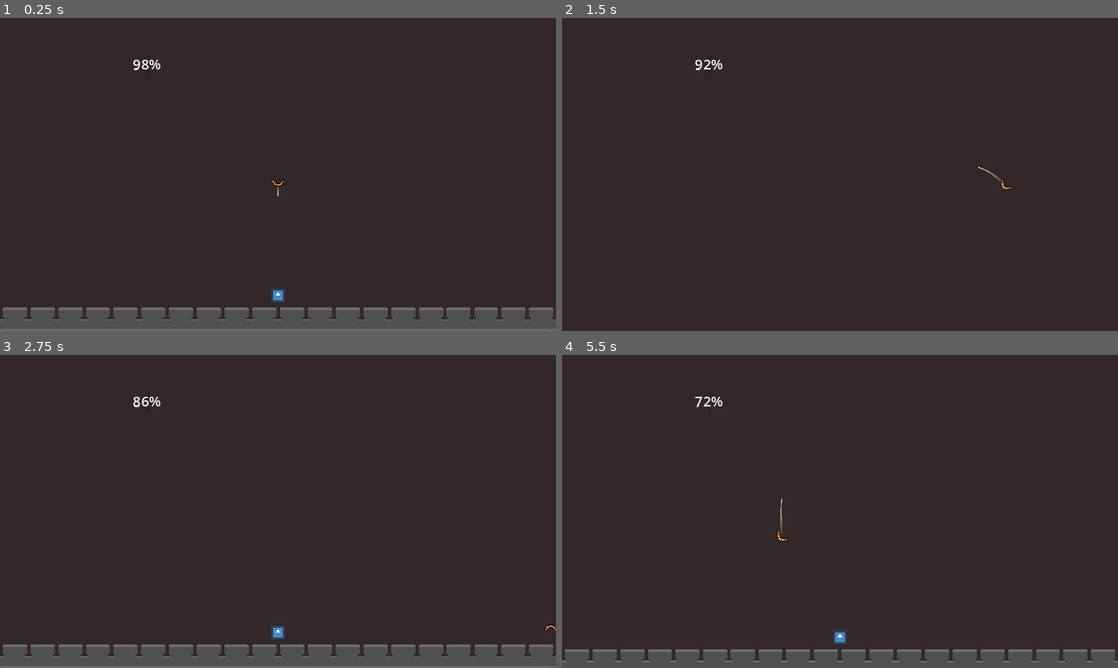
Above: before the commit, frames 1-4 (two rows, left to right).
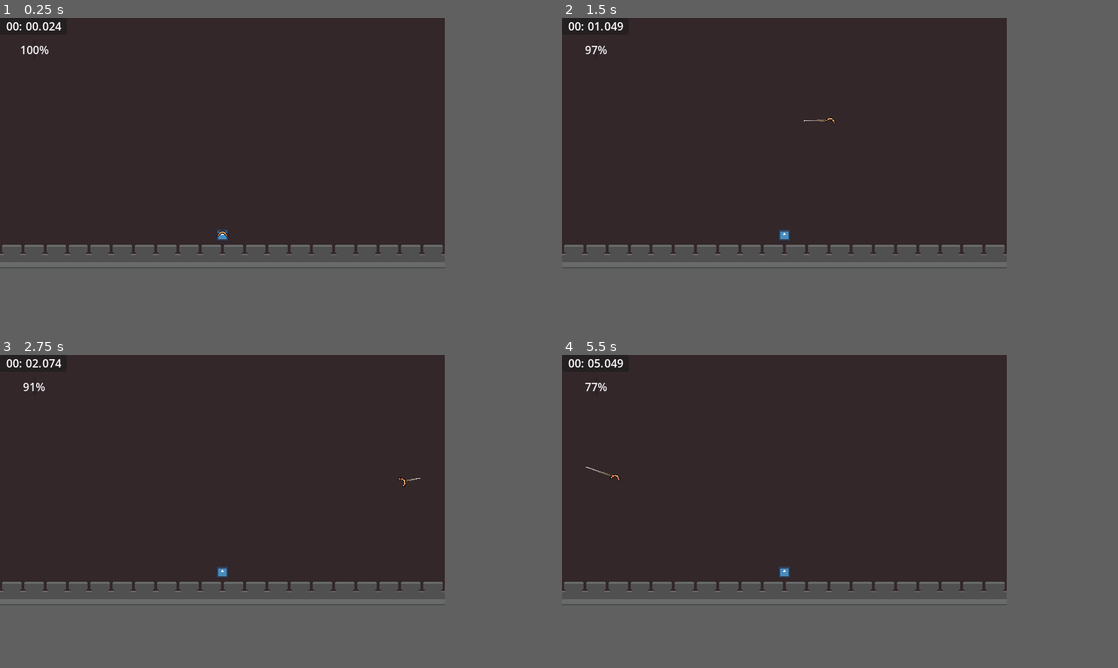
Above: after the commit, the same moments.

Repository: jeisaRaja/doomerang
Game: Godot game, scene res://scenes/levels/level_1.tscn
Same seed, same stepped clock (60 frames per second), same inputs: the game is played once before the commit and once after it. The project has no main scene, so this scene is started directly. The engine's default icon, where the game draws it, is replaced by a stand-in: a white triangle on a blue panel in a dark square.
Inputs:
- Up to frame 1 (0.25 s): no input
- Up to frame 2 (1.5 s): hold D (right) 0.53-1.28 s; tap Shift (dash) at 0.6, 1.35 s; hold S (down) from 1.28 s (still down)
- Up to frame 3 (2.75 s): release S (down) at 2.03 s; hold D (right) from 2.03 s (still down); tap Shift (dash) at 2.1 s
- Up to frame 4 (5.5 s): release D (right) at 2.78 s; hold W (up) 2.78-3.53 s; tap Shift (dash) every 0.75 s from 2.85 to 5.1 s; hold A (left) 3.53-5.03 s; hold S (down) from 5.03 s (still down)
In our replay, the window is 800x450 before the commit and 640x360 after it. These sizes can differ from the game's own. Grey fills any space a smaller window leaves; there, only what the larger window draws over its background counts as a difference.

The runs differ from the first frame. In frame 1, 13% of the frame differs, in the area x 0-100%, y 1-100%; in frame 2, 6.1%; in frame 3, 13%; in frame 4, 12%.

Commit message:
add bounce mechanic & respawn

Diff:
--- a/components/movement.gd
+++ b/components/movement.gd
@@ -16,19 +16,30 @@
 
 func dash():
 	speed = dash_speed
+	player.state = player.DASH
 	await get_tree().create_timer(dash_duration).timeout
 	speed = base_speed
+	player.state = player.FLY
 
 
-func _process(delta: float):
+func _physics_process(delta):
 	if player.state == player.IDLE:
 		player.velocity = Vector2.ZERO
 		return
-	var input_direction = Input.get_vector("left", "right", "up", "down")
 
-	if input_direction != Vector2.ZERO:
-		direction = direction.move_toward(input_direction, turn_speed * delta)
+	if player.state != player.DASH:
+		var input_direction = Input.get_vector("left", "right", "up", "down")
+		if input_direction != Vector2.ZERO:
+			direction = direction.move_toward(input_direction, turn_speed * delta)
+
 	direction = direction.normalized()
+	player.velocity = direction * speed
 
-	player.velocity = direction * speed
-	player.move_and_slide()
+	var collision_info = player.move_and_collide(player.velocity * delta)
+
+	if collision_info:
+		var normal = collision_info.get_normal()
+		var collider = collision_info.get_collider()
+
+		if collider and collider.is_in_group("wall"):
+			direction = player.velocity.bounce(normal).normalized()
--- /dev/null
+++ b/custom_resources/spawn_info.gd
@@ -0,0 +1,9 @@
+class_name SpawnInfo
+extends Resource
+
+@export var spawn_interval: int
+@export var start_spawn_time: int
+@export var end_spawn_time: int
+@export var zombie_scene: PackedScene
+@export var amount: int
+var time_passed: int
--- a/globals/events.gd
+++ b/globals/events.gd
@@ -2,3 +2,7 @@
 
 signal player_returned
 signal player_thrown
+signal player_fell
+signal player_soul_changed
+signal player_died
+signal player_respawned
--- /dev/null
+++ b/globals/game.gd
@@ -0,0 +1,16 @@
+extends Node
+
+var player_soul: int = 3:
+	set = set_player_soul
+
+
+func set_player_soul(value):
+	player_soul = value
+	Events.player_soul_changed.emit()
+
+
+func take_soul():
+	if player_soul == 0:
+		Events.player_died.emit()
+		return
+	player_soul = clampi(player_soul, 0, player_soul - 1)
--- a/project.godot
+++ b/project.godot
@@ -23,8 +23,6 @@
 
 window/size/viewport_width=640
 window/size/viewport_height=360
-window/size/window_width_override=1920
-window/size/window_height_override=1080
 window/stretch/mode="canvas_items"
 
 [global_group]
--- a/scenes/levels/level_1.tscn
+++ b/scenes/levels/level_1.tscn
@@ -1,27 +1,32 @@
-[gd_scene load_steps=12 format=3 uid="uid://cda40656i7rg8"]
+[gd_scene load_steps=16 format=3 uid="uid://cda40656i7rg8"]
 
 [ext_resource type="PackedScene" uid="uid://daef6h111qk1p" path="res://scenes/player/player.tscn" id="1_c4ogy"]
 [ext_resource type="Texture2D" uid="uid://pwuawlesli04" path="res://arts/map.png" id="3_xacif"]
 [ext_resource type="PackedScene" uid="uid://cejx7glgsmwjx" path="res://scenes/levels/spawner.tscn" id="4_0qqcy"]
+[ext_resource type="Script" path="res://custom_resources/spawn_info.gd" id="4_361uf"]
 [ext_resource type="Script" path="res://scenes/levels/zombie_wall.gd" id="4_vxxtd"]
+[ext_resource type="Resource" uid="uid://jsdd12l1okxl" path="res://scenes/zombie/runner_zombie_spawn_info.tres" id="5_4o4xl"]
 [ext_resource type="PackedScene" uid="uid://bkp1y3rtkux4o" path="res://scenes/player/trail.tscn" id="5_mr5xq"]
+[ext_resource type="Resource" uid="uid://gm866344vvp6" path="res://scenes/zombie/zombie_spawn_info.tres" id="6_neojg"]
 [ext_resource type="PackedScene" uid="uid://dprgsn5gr1s41" path="res://scenes/objects/thrower.tscn" id="6_x6kyi"]
 [ext_resource type="Script" path="res://scenes/ui/time_limit.gd" id="7_j40aq"]
+[ext_resource type="Script" path="res://scenes/ui/time.gd" id="11_dikny"]
 
 [sub_resource type="RectangleShape2D" id="RectangleShape2D_110fo"]
 size = Vector2(640, 20)
 
 [sub_resource type="RectangleShape2D" id="RectangleShape2D_ldqor"]
-size = Vector2(288.5, 20)
+size = Vector2(352, 20)
 
 [sub_resource type="RectangleShape2D" id="RectangleShape2D_qgw31"]
-size = Vector2(480, 20)
+size = Vector2(632, 20)
 
 [sub_resource type="Curve" id="Curve_e8mis"]
 _data = [Vector2(0.0147679, 0.56044), 0.0, 0.0, 0, 0, Vector2(1, 0.217582), 0.0, 0.0, 0, 0]
 point_count = 2
 
 [node name="Level1" type="Node2D"]
+position = Vector2(320, 568)
 
 [node name="Background" type="Sprite2D" parent="."]
 position = Vector2(0, -210)
@@ -29,23 +34,33 @@
 
 [node name="Player" parent="." instance=ExtResource("1_c4ogy")]
 z_index = 1
+position = Vector2(0, 104)
 
 [node name="Camera2D" type="Camera2D" parent="Player"]
-limit_left = 0
-limit_top = -560
-limit_right = 320
-limit_bottom = 145
+limit_left = 100
+limit_top = 360
+limit_right = 640
+limit_bottom = 720
 position_smoothing_enabled = true
 position_smoothing_speed = 8.0
 
-[node name="Spawner" parent="." instance=ExtResource("4_0qqcy")]
-position = Vector2(0, -400)
+[node name="Spawner" parent="." node_paths=PackedStringArray("start_point", "end_point") instance=ExtResource("4_0qqcy")]
+position = Vector2(0, -48)
+spawn_infos = Array[ExtResource("4_361uf")]([ExtResource("5_4o4xl"), ExtResource("6_neojg")])
+start_point = NodePath("Start")
+end_point = NodePath("End")
 
-[node name="PlayerWall" type="StaticBody2D" parent="."]
+[node name="Start" type="Marker2D" parent="Spawner"]
+position = Vector2(-272, -192)
+
+[node name="End" type="Marker2D" parent="Spawner"]
+position = Vector2(272, -192)
+
+[node name="PlayerWall" type="StaticBody2D" parent="." groups=["wall"]]
 collision_layer = 4
 
 [node name="CollisionShape2D2" type="CollisionShape2D" parent="PlayerWall"]
-position = Vector2(0, -570)
+position = Vector2(0, -220)
 shape = SubResource("RectangleShape2D_110fo")
 
 [node name="CollisionShape2D3" type="CollisionShape2D" parent="PlayerWall"]
@@ -53,12 +68,12 @@
 shape = SubResource("RectangleShape2D_110fo")
 
 [node name="CollisionShape2D4" type="CollisionShape2D" parent="PlayerWall"]
-position = Vector2(328, -0.25)
+position = Vector2(328, -48)
 rotation = 1.57079
 shape = SubResource("RectangleShape2D_ldqor")
 
 [node name="CollisionShape2D5" type="CollisionShape2D" parent="PlayerWall"]
-position = Vector2(-328, 0)
+position = Vector2(-328, -40)
 rotation = 1.57079
 shape = SubResource("RectangleShape2D_ldqor")
 
@@ -68,7 +83,7 @@
 script = ExtResource("4_vxxtd")
 
 [node name="CollisionShape2D" type="CollisionShape2D" parent="ZombieWall"]
-position = Vector2(0, 144)
+position = Vector2(4, 128)
 shape = SubResource("RectangleShape2D_qgw31")
 
 [node name="Trail" parent="." node_paths=PackedStringArray("player") instance=ExtResource("5_mr5xq")]
@@ -77,18 +92,48 @@
 MAX_LENGTH = 10
 
 [node name="Thrower" parent="." instance=ExtResource("6_x6kyi")]
+unique_name_in_owner = true
 position = Vector2(0, 104)
 
 [node name="CanvasLayer" type="CanvasLayer" parent="."]
 
 [node name="TimeLimit" type="ProgressBar" parent="CanvasLayer"]
-offset_left = 168.0
-offset_top = 40.0
-offset_right = 172.0
-offset_bottom = 67.0
+offset_left = 48.0
+offset_top = 32.0
+offset_right = 52.0
+offset_bottom = 59.0
 script = ExtResource("7_j40aq")
 
 [node name="Timer" type="Timer" parent="CanvasLayer/TimeLimit"]
 wait_time = 20.0
 one_shot = true
 autostart = true
+
+[node name="Time" type="Panel" parent="CanvasLayer"]
+offset_right = 96.0
+offset_bottom = 24.0
+script = ExtResource("11_dikny")
+
+[node name="Minutes" type="Label" parent="CanvasLayer/Time"]
+layout_mode = 0
+offset_left = -8.0
+offset_right = 32.0
+offset_bottom = 23.0
+text = "00:"
+horizontal_alignment = 2
+
+[node name="Seconds" type="Label" parent="CanvasLayer/Time"]
+layout_mode = 0
+offset_left = 20.0
+offset_right = 60.0
+offset_bottom = 23.0
+text = "00:"
+horizontal_alignment = 2
+
+[node name="Msecs" type="Label" parent="CanvasLayer/Time"]
+layout_mode = 0
+offset_left = 49.0
+offset_right = 89.0
+offset_bottom = 23.0
+text = "00:"
+horizontal_alignment = 2
--- a/scenes/levels/spawner.gd
+++ b/scenes/levels/spawner.gd
@@ -1,9 +1,11 @@
 extends Node2D
 
-@export var zombie_scene: PackedScene
+@export var spawn_infos: Array[SpawnInfo]
 @export var start_point: Marker2D
 @export var end_point: Marker2D
 @onready var timer = $Timer as Timer
+
+var time := 0
 
 
 func _ready():
@@ -11,10 +13,20 @@
 
 
 func _on_timer_timeout():
-	var zombie = zombie_scene.instantiate() as Node2D
-	zombie.global_position = Vector2(
-		randf_range(start_point.global_position.x, end_point.global_position.x),
-		start_point.position.y
-	)
-	add_child(zombie)
-	move_child(zombie, 0)
+	time += 1
+	for spawn in spawn_infos:
+		if spawn.start_spawn_time > time and spawn.end_spawn_time < time:
+			continue
+		spawn.time_passed += 1
+		if spawn.time_passed < spawn.spawn_interval:
+			continue
+
+		for i in range(0, spawn.amount):
+			var zombie = spawn.zombie_scene.instantiate() as Zombie
+			var rando_y = randi_range(8, 16)
+			zombie.global_position = Vector2(
+				randf_range(start_point.position.x, end_point.position.x),
+				start_point.position.y - rando_y
+			)
+			add_child(zombie)
+			move_child(zombie, 0)
--- a/scenes/levels/spawner.tscn
+++ b/scenes/levels/spawner.tscn
@@ -1,19 +1,11 @@
-[gd_scene load_steps=3 format=3 uid="uid://cejx7glgsmwjx"]
+[gd_scene load_steps=2 format=3 uid="uid://cejx7glgsmwjx"]
 
 [ext_resource type="Script" path="res://scenes/levels/spawner.gd" id="1_jw6t6"]
-[ext_resource type="PackedScene" uid="uid://c24k7e4gyj732" path="res://scenes/zombie/zombie.tscn" id="2_vqdx5"]
 
 [node name="Spawner" type="Node2D" node_paths=PackedStringArray("start_point", "end_point")]
 script = ExtResource("1_jw6t6")
-zombie_scene = ExtResource("2_vqdx5")
-start_point = NodePath("Start")
-end_point = NodePath("End")
-
-[node name="Start" type="Marker2D" parent="."]
-position = Vector2(-216, -160)
-
-[node name="End" type="Marker2D" parent="."]
-position = Vector2(216, -160)
+start_point = NodePath("")
+end_point = NodePath("")
 
 [node name="Timer" type="Timer" parent="."]
 autostart = true
--- a/scenes/objects/thrower.gd
+++ b/scenes/objects/thrower.gd
@@ -9,12 +9,11 @@
 	if body is Player:
 		var player = body
 
-		if player.state == player.FLY:
-			Events.player_returned.emit()
-			player.state = player.IDLE
+		Events.player_returned.emit()
+		player.state = player.IDLE
 
-			var timer = get_tree().create_timer(1)
-			await timer.timeout
+		var timer = get_tree().create_timer(1)
+		await timer.timeout
 
-			player.throw()
-			Events.player_thrown.emit()
+		player.throw()
+		Events.player_thrown.emit()
--- a/scenes/player/player.gd
+++ b/scenes/player/player.gd
@@ -4,14 +4,21 @@
 @export var movement: Movement
 @export var player_input: PlayerInput
 
-enum { IDLE, FLY }
+enum { IDLE, FLY, DASH }
 var state
 
 @onready var anim = $AnimationPlayer as AnimationPlayer
 
 
 func _ready():
+	Events.player_fell.connect(_on_player_fell)
 	state = FLY
+
+
+func _on_player_fell():
+	state = IDLE
+	await get_tree().create_timer(1).timeout
+	global_position = %Thrower.global_position
 
 
 func _physics_process(_delta):
--- /dev/null
+++ b/scenes/ui/time.gd
@@ -0,0 +1,17 @@
+extends Panel
+
+var time: float = 0.0
+var minutes: int = 0
+var seconds: int = 0
+var msec: int = 0
+
+
+func _process(delta):
+	time += delta
+	msec = fmod(time, 1) * 100
+	seconds = fmod(time, 60)
+	minutes = fmod(time, 3600) / 60
+
+	$Minutes.text = "%02d:" % minutes
+	$Seconds.text = "%02d." % seconds
+	$Msecs.text = "%03d" % msec
--- a/scenes/ui/time_limit.gd
+++ b/scenes/ui/time_limit.gd
@@ -11,12 +11,16 @@
 
 func _process(_delta):
 	value = timer.time_left
+	if value <= 0:
+		Events.player_fell.emit()
 
 
 func _on_player_returned():
+	value = max_value
 	timer.stop()
-	value = max_value
+	set_process(false)
 
 
 func _on_player_thrown():
 	timer.start()
+	set_process(true)
--- a/scenes/zombie/hurt.tres
+++ b/scenes/zombie/hurt.tres
@@ -23,7 +23,6 @@
 
 }
 "
-graph_offset = Vector2(-100.186, 89.5246)
 mode = 1
 flags/light_only = false
 nodes/fragment/2/node = SubResource("VisualShaderNodeColorParameter_43cbk")
--- /dev/null
+++ b/scenes/zombie/runner_zombie.gd
@@ -0,0 +1,6 @@
+class_name RunnerZombie
+extends Zombie
+
+
+func _physics_process(delta):
+	super._physics_process(delta)
--- /dev/null
+++ b/scenes/zombie/runner_zombie.tscn
@@ -0,0 +1,106 @@
+[gd_scene load_steps=17 format=3 uid="uid://bcpopxj40fiu6"]
+
+[ext_resource type="Shader" uid="uid://b1bw1vubla8ms" path="res://scenes/zombie/zombie.tres" id="1_5qdlk"]
+[ext_resource type="Script" path="res://scenes/zombie/runner_zombie.gd" id="1_11mjv"]
+[ext_resource type="Texture2D" uid="uid://dkg7dybv0gmwf" path="res://arts/zombie.png" id="2_xw16w"]
+[ext_resource type="Script" path="res://scenes/zombie/hurtbox.gd" id="3_0pxqt"]
+
+[sub_resource type="ShaderMaterial" id="ShaderMaterial_03phu"]
+resource_local_to_scene = true
+shader = ExtResource("1_5qdlk")
+shader_parameter/Enable = false
+shader_parameter/ColorParameter = Color(1, 1, 1, 1)
+
+[sub_resource type="AtlasTexture" id="AtlasTexture_bl6hy"]
+atlas = ExtResource("2_xw16w")
+region = Rect2(0, 0, 32, 32)
+
+[sub_resource type="AtlasTexture" id="AtlasTexture_ywvuy"]
+atlas = ExtResource("2_xw16w")
+region = Rect2(32, 0, 32, 32)
+
+[sub_resource type="AtlasTexture" id="AtlasTexture_t1226"]
+atlas = ExtResource("2_xw16w")
+region = Rect2(64, 0, 32, 32)
+
+[sub_resource type="AtlasTexture" id="AtlasTexture_c7gf1"]
+atlas = ExtResource("2_xw16w")
+region = Rect2(96, 0, 32, 32)
+
+[sub_resource type="AtlasTexture" id="AtlasTexture_wyi0j"]
+atlas = ExtResource("2_xw16w")
+region = Rect2(128, 0, 32, 32)
+
+[sub_resource type="AtlasTexture" id="AtlasTexture_37n5a"]
+atlas = ExtResource("2_xw16w")
+region = Rect2(160, 0, 32, 32)
+
+[sub_resource type="AtlasTexture" id="AtlasTexture_iyoas"]
+atlas = ExtResource("2_xw16w")
+region = Rect2(192, 0, 32, 32)
+
+[sub_resource type="AtlasTexture" id="AtlasTexture_h04cv"]
+atlas = ExtResource("2_xw16w")
+region = Rect2(224, 0, 32, 32)
+
+[sub_resource type="SpriteFrames" id="SpriteFrames_jgtef"]
+animations = [{
+"frames": [{
+"duration": 0.3,
+"texture": SubResource("AtlasTexture_bl6hy")
+}, {
+"duration": 0.3,
+"texture": SubResource("AtlasTexture_ywvuy")
+}, {
+"duration": 0.3,
+"texture": SubResource("AtlasTexture_t1226")
+}, {
+"duration": 0.3,
+"texture": SubResource("AtlasTexture_c7gf1")
+}, {
+"duration": 0.3,
+"texture": SubResource("AtlasTexture_wyi0j")
+}, {
+"duration": 0.3,
+"texture": SubResource("AtlasTexture_37n5a")
+}, {
+"duration": 0.3,
+"texture": SubResource("AtlasTexture_iyoas")
+}, {
+"duration": 0.3,
+"texture": SubResource("AtlasTexture_h04cv")
+}],
+"loop": true,
+"name": &"default",
+"speed": 5.0
+}]
+
+[sub_resource type="CapsuleShape2D" id="CapsuleShape2D_15r7r"]
+height = 26.0
+
+[sub_resource type="CircleShape2D" id="CircleShape2D_dnunf"]
+
+[node name="RunnerZombie" type="CharacterBody2D"]
+z_index = 1
+collision_layer = 2
+collision_mask = 8
+script = ExtResource("1_11mjv")
+speed = 40
+
+[node name="AnimatedSprite2D" type="AnimatedSprite2D" parent="."]
+material = SubResource("ShaderMaterial_03phu")
+sprite_frames = SubResource("SpriteFrames_jgtef")
+autoplay = "default"
+
+[node name="Hurtbox" type="Area2D" parent="." node_paths=PackedStringArray("sprite")]
+position = Vector2(0, -6)
+script = ExtResource("3_0pxqt")
+sprite = NodePath("../AnimatedSprite2D")
+
+[node name="CollisionShape2D2" type="CollisionShape2D" parent="Hurtbox"]
+position = Vector2(0, 4)
+shape = SubResource("CapsuleShape2D_15r7r")
+
+[node name="CollisionShape2D" type="CollisionShape2D" parent="."]
+position = Vector2(0, -4)
+shape = SubResource("CircleShape2D_dnunf")
--- /dev/null
+++ b/scenes/zombie/runner_zombie_spawn_info.tres
@@ -0,0 +1,12 @@
+[gd_resource type="Resource" script_class="SpawnInfo" load_steps=3 format=3 uid="uid://jsdd12l1okxl"]
+
+[ext_resource type="Script" path="res://custom_resources/spawn_info.gd" id="1_fovfg"]
+[ext_resource type="PackedScene" uid="uid://bcpopxj40fiu6" path="res://scenes/zombie/runner_zombie.tscn" id="2_c4fy4"]
+
+[resource]
+script = ExtResource("1_fovfg")
+spawn_interval = 20
+start_spawn_time = 20
+end_spawn_time = 1000
+zombie_scene = ExtResource("2_c4fy4")
+amount = 1
--- a/scenes/zombie/zombie.gd
+++ b/scenes/zombie/zombie.gd
@@ -2,6 +2,7 @@
 extends CharacterBody2D
 
 @export var speed: int = 30
+@export var spawn_interval: int = 1
 
 
 func _physics_process(_delta):
--- a/scenes/zombie/zombie.tres
+++ b/scenes/zombie/zombie.tres
@@ -60,7 +60,6 @@
 
 }
 "
-graph_offset = Vector2(-234.817, -146.166)
 mode = 1
 flags/light_only = false
 nodes/fragment/2/node = SubResource("VisualShaderNodeColorParameter_5algk")
--- a/scenes/zombie/zombie.tscn
+++ b/scenes/zombie/zombie.tscn
@@ -5,9 +5,7 @@
 [ext_resource type="Shader" uid="uid://b1bw1vubla8ms" path="res://scenes/zombie/zombie.tres" id="2_4gbnw"]
 [ext_resource type="Script" path="res://scenes/zombie/hurtbox.gd" id="3_e36vf"]
 
-[sub_resource type="CapsuleShape2D" id="CapsuleShape2D_u51ov"]
-radius = 4.0
-height = 18.0
+[sub_resource type="CircleShape2D" id="CircleShape2D_l0kh7"]
 
 [sub_resource type="ShaderMaterial" id="ShaderMaterial_eauwu"]
 resource_local_to_scene = true
@@ -51,36 +49,36 @@
 animations = [{
 "frames": [{
 "duration": 1.0,
-"texture": SubResource("AtlasTexture_bl6hy")
+"texture": SubResource("AtlasTexture_fe3ij")
 }, {
 "duration": 1.0,
-"texture": SubResource("AtlasTexture_ywvuy")
+"texture": SubResource("AtlasTexture_utw7a")
 }, {
 "duration": 1.0,
-"texture": SubResource("AtlasTexture_t1226")
+"texture": SubResource("AtlasTexture_88uoy")
 }, {
 "duration": 1.0,
-"texture": SubResource("AtlasTexture_c7gf1")
+"texture": SubResource("AtlasTexture_4io4v")
 }, {
 "duration": 1.0,
-"texture": SubResource("AtlasTexture_wyi0j")
+"texture": SubResource("AtlasTexture_ifbx2")
 }, {
 "duration": 1.0,
-"texture": SubResource("AtlasTexture_37n5a")
+"texture": SubResource("AtlasTexture_sruvk")
 }, {
 "duration": 1.0,
-"texture": SubResource("AtlasTexture_iyoas")
+"texture": SubResource("AtlasTexture_hx5yf")
 }, {
 "duration": 1.0,
-"texture": SubResource("AtlasTexture_h04cv")
+"texture": SubResource("AtlasTexture_333yf")
 }],
 "loop": true,
 "name": &"default",
 "speed": 5.0
 }]
 
-[sub_resource type="CircleShape2D" id="CircleShape2D_6rg1l"]
-radius = 8.0
+[sub_resource type="CapsuleShape2D" id="CapsuleShape2D_fyxqu"]
+height = 26.0
 
 [node name="Zombie" type="CharacterBody2D"]
 collision_layer = 2
@@ -90,7 +88,7 @@
 
 [node name="CollisionShape2D" type="CollisionShape2D" parent="."]
 position = Vector2(0, -4)
-shape = SubResource("CapsuleShape2D_u51ov")
+shape = SubResource("CircleShape2D_l0kh7")
 
 [node name="AnimatedSprite2D" type="AnimatedSprite2D" parent="."]
 material = SubResource("ShaderMaterial_eauwu")
@@ -105,4 +103,5 @@
 sprite = NodePath("../AnimatedSprite2D")
 
 [node name="CollisionShape2D" type="CollisionShape2D" parent="Hurtbox"]
-shape = SubResource("CircleShape2D_6rg1l")
+position = Vector2(0, 4)
+shape = SubResource("CapsuleShape2D_fyxqu")
--- /dev/null
+++ b/scenes/zombie/zombie_spawn_info.tres
@@ -0,0 +1,12 @@
+[gd_resource type="Resource" script_class="SpawnInfo" load_steps=3 format=3 uid="uid://gm866344vvp6"]
+
+[ext_resource type="Script" path="res://custom_resources/spawn_info.gd" id="1_g47ru"]
+[ext_resource type="PackedScene" uid="uid://c24k7e4gyj732" path="res://scenes/zombie/zombie.tscn" id="2_ed0kn"]
+
+[resource]
+script = ExtResource("1_g47ru")
+spawn_interval = 4
+start_spawn_time = 0
+end_spawn_time = 1000
+zombie_scene = ExtResource("2_ed0kn")
+amount = 2
Not shown: 1 places in scenes/zombie/zombie.tscn that only renumber resources
